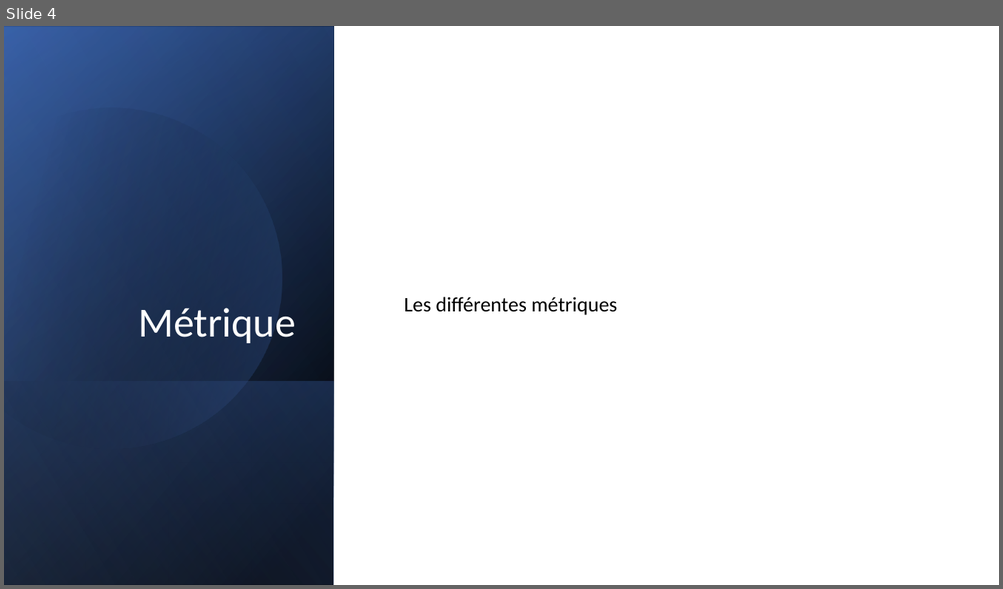
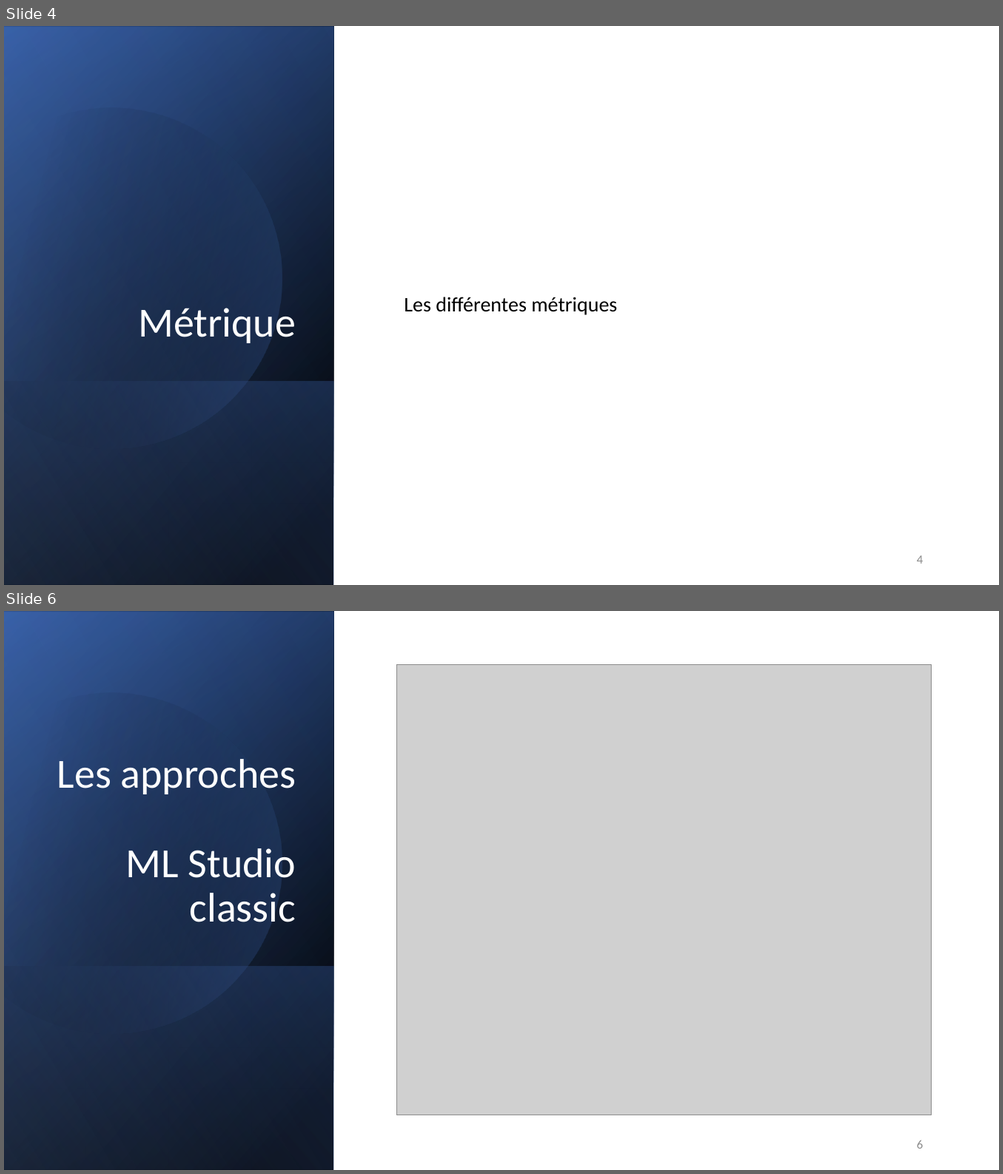
Before and after one commit to Sfix/OC-P07, a slide deck: P07 - Serge Neuman.pptx. Shown one above the other, each under a label of ours: slide 4 before the commit, slides 4 and 6 after it; the slides between them are not shown. The pictures are 1003x589 and 1003x1174 pixels, drawn with LibreOffice and Linux fonts; fonts in the diff are those of the drawing; grey boxes stand for pictures. Boxes give left, top, right and bottom in pixels: in the first picture for what was removed or moved away, otherwise in the second. Text is boxed around its words. In the diff, an @@ line names an element or a change of style, - is before the commit and + after.

```diff
--- a/P07 - Serge Neuman.pptx
+++ b/P07 - Serge Neuman.pptx
@@ slide 6 added at (x1=4, y1=611, x2=999, y2=1170), background #FFFFFF @@
@@ rectangle added at (x1=4, y1=611, x2=999, y2=1170), fill #FFFFFF @@
@@ rectangle added at (x1=4, y1=611, x2=334, y2=1170), fill gradient #000000 to #2F5597 @@
@@ rectangle added at (x1=4, y1=612, x2=334, y2=1170), fill gradient #000000 to #4472C4 @@
@@ rectangle added at (x1=4, y1=611, x2=334, y2=1170), fill gradient #000000 to #8FAADC @@
@@ freeform shape added at (x1=4, y1=652, x2=323, y2=1068), fill gradient #000000 to #4472C4 @@
@@ picture added at (x1=396, y1=665, x2=931, y2=1116) @@
@@ title added at (x1=57, y1=759, x2=296, y2=923), 40 pt, text #FFFFFF @@
+Les approches
+ML Studio classic
@@ rectangle added at (x1=4, y1=966, x2=334, y2=1170), fill gradient #4472C4 to #000000 @@
@@ page number added at (x1=916, y1=1141, x2=922, y2=1149), 12 pt, text #8C8C8C @@
+6
@@ slide 4 changed as well @@
@@ page number added at (x1=916, y1=556, x2=922, y2=564), 12 pt, text #8C8C8C @@
+4
```
Also in this commit, not shown: 5 other slides changed, 5 other slides added, 1 slide removed, 10 other files.
